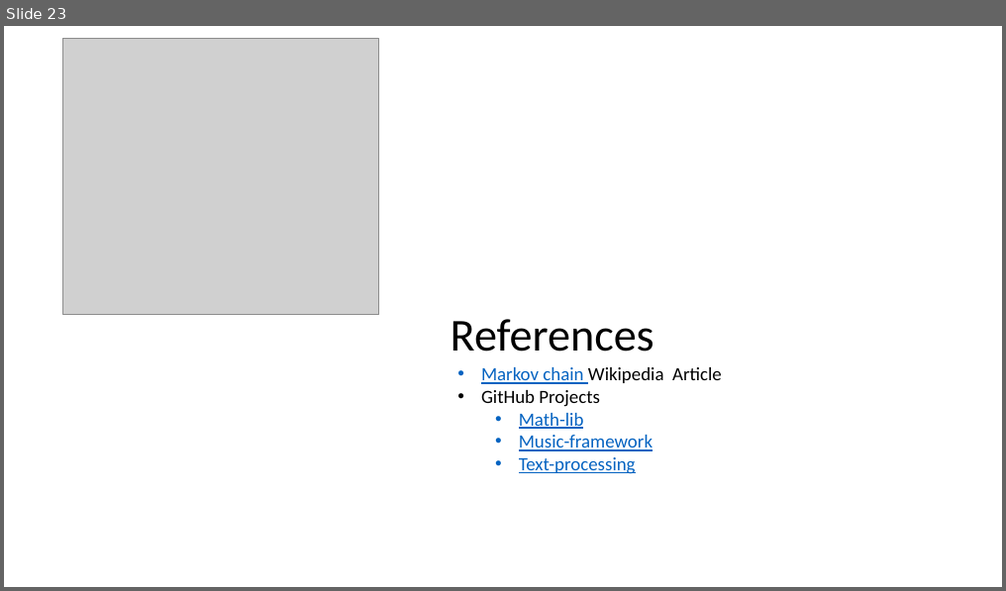
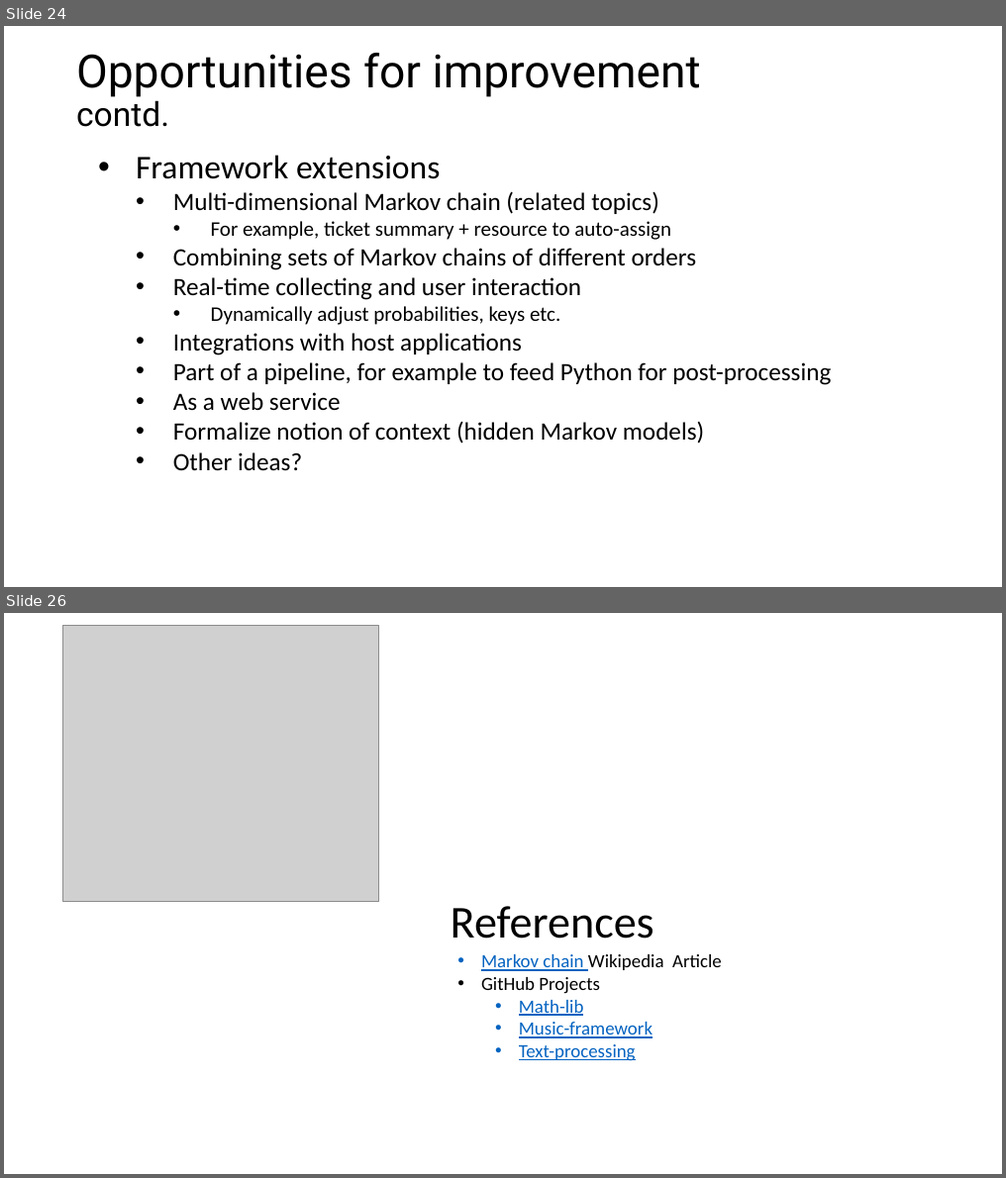
Before and after one commit to dwbzen/commonlib, a slide deck: doc/Markov Chain Lunch and Learn.pptx. Shown one above the other, each under a label of ours: slide 23 before the commit, slides 24 and 26 after it; the slides between them are not shown. The pictures are 1006x591 and 1006x1178 pixels, drawn with LibreOffice and Linux fonts; fonts in the diff are those of the drawing; grey boxes stand for pictures; background and template pictures are left out. Boxes give left, top, right and bottom in pixels: in the first picture for what was removed or moved away, otherwise in the second. Text is boxed around its words. In the diff, an @@ line names an element or a change of style, - is before the commit and + after.

```diff
--- a/doc/Markov Chain Lunch and Learn.pptx
+++ b/doc/Markov Chain Lunch and Learn.pptx
@@ slide 24 added at (4,26,1002,587), background picture (left out) @@
@@ title added at (76,53,701,127), 44 pt, text #000000 @@
+Opportunities for improvement contd.
@@ text added at (136,155,831,472), 24 pt, text #000000 @@
+• Framework extensions
+  • Multi-dimensional Markov chain (related topics)
+    • For example, ticket summary + resource to auto-assign
+  • Combining sets of Markov chains of different orders
+  • Real-time collecting and user interaction
+    • Dynamically adjust probabilities, keys etc.
+  • Integrations with host applications
+  • Part of a pipeline, for example to feed Python for post-processing
+  • As a web service
+  • Formalize notion of context (hidden Markov models)
+  • Other ideas?
@@ what was slide 23 is now slide 26 @@
```
Also in this commit, not shown: 7 slides changed, 3 other slides added, 1 slide removed, 1 other file.
